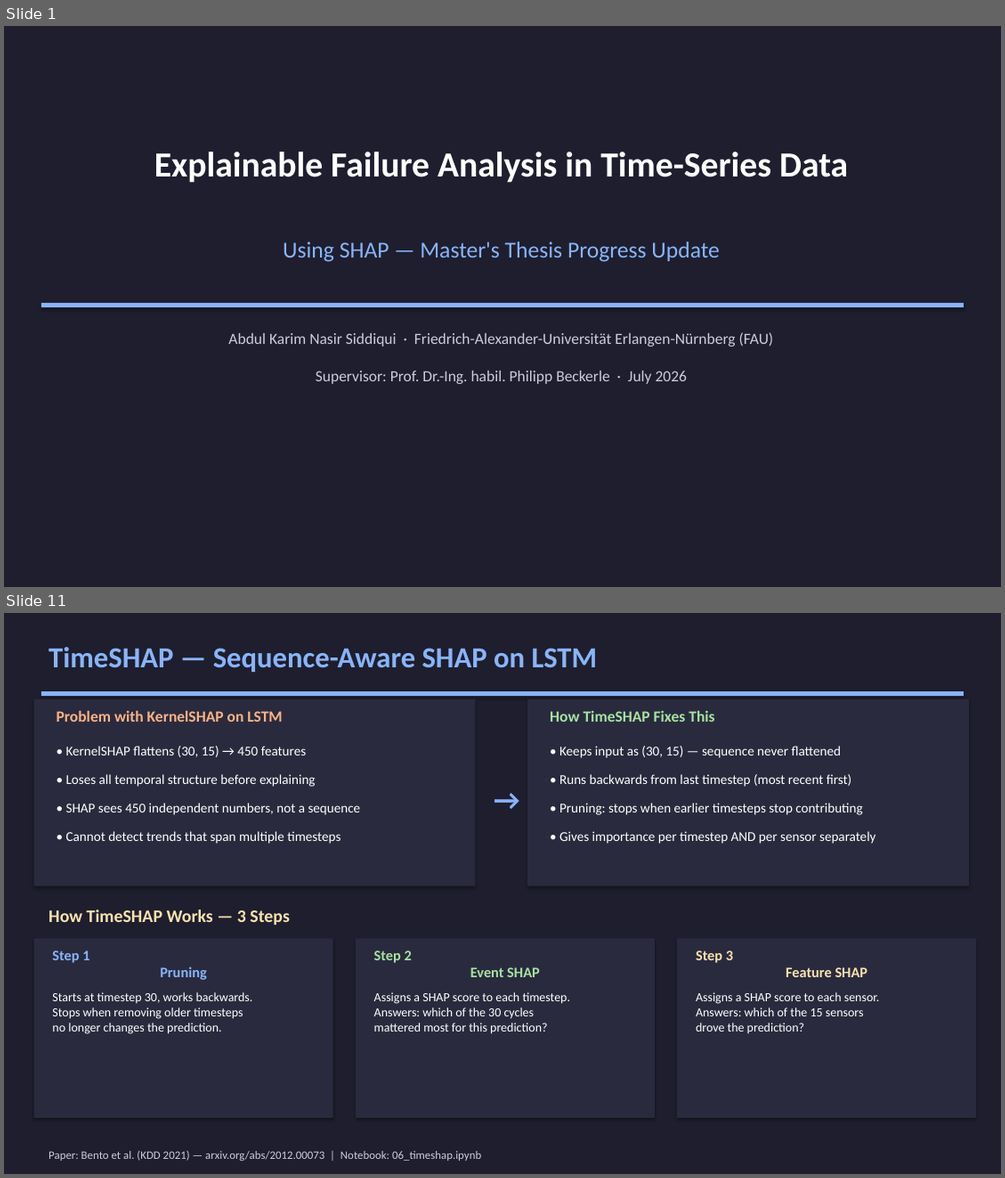
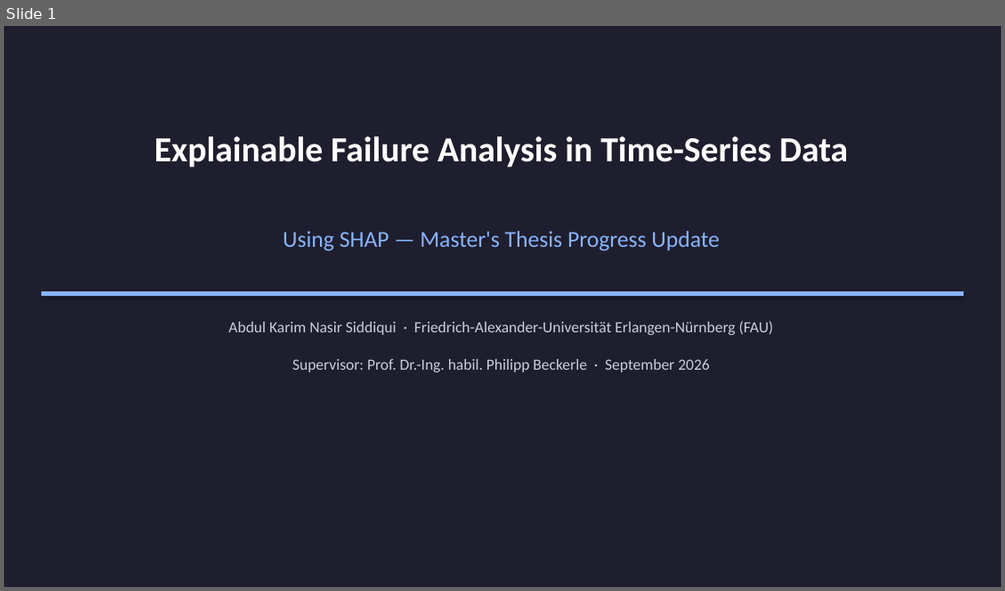
Before and after one commit to karimnasir553/MA_Siddiqui, a slide deck: MA_Siddiqui_Progress.pptx. Shown one above the other, each under a label of ours: slides 1 and 11 before the commit, slide 1 after it; the slides between them are not shown. The pictures are 1005x1178 and 1005x591 pixels, drawn with LibreOffice and Linux fonts; fonts in the diff are those of the drawing. Boxes give left, top, right and bottom in pixels: in the first picture for what was removed or moved away, otherwise in the second. Text is boxed around its words. In the diff, an @@ line names an element or a change of style, - is before the commit and + after.

```diff
--- a/MA_Siddiqui_Progress.pptx
+++ b/MA_Siddiqui_Progress.pptx
@@ slide 11 removed at <box>4,613,1001,1174</box>, background #FFFFFF @@
@@ rectangle removed at <box>4,613,1001,1174</box> @@
@@ text removed at <box>48,647,598,672</box> @@
-TimeSHAP — Sequence-Aware SHAP on LSTM
@@ rectangle removed at <box>41,691,963,696</box> @@
@@ rectangle removed at <box>34,699,475,886</box> @@
@@ text removed at <box>57,710,282,722</box> @@
-Problem with KernelSHAP on LSTM
@@ rectangle removed at <box>527,699,969,886</box> @@
@@ text removed at <box>550,710,714,722</box> @@
-How TimeSHAP Fixes This
@@ text removed at <box>66,746,306,757</box> @@
-• KernelSHAP flattens (30, 15) → 450 features
@@ text removed at <box>559,746,841,758</box> @@
-• Keeps input as (30, 15) — sequence never flattened
@@ text removed at <box>66,774,316,787</box> @@
-• Loses all temporal structure before explaining
@@ text removed at <box>486,778,524,822</box> @@
-→
@@ text removed at <box>559,774,851,787</box> @@
-• Runs backwards from last timestep (most recent first)
@@ text removed at <box>66,803,361,815</box> @@
-• SHAP sees 450 independent numbers, not a sequence
@@ text removed at <box>559,803,862,815</box> @@
-• Pruning: stops when earlier timesteps stop contributing
@@ text removed at <box>66,831,340,844</box> @@
-• Cannot detect trends that span multiple timesteps
@@ text removed at <box>559,831,876,844</box> @@
-• Gives importance per timestep AND per sensor separately
@@ text removed at <box>48,909,289,925</box> @@
-How TimeSHAP Works — 3 Steps
@@ rectangle removed at <box>34,938,333,1118</box> @@
@@ text removed at <box>52,950,207,980</box> @@
-Step 1
-Pruning
@@ rectangle removed at <box>356,938,655,1118</box> @@
@@ text removed at <box>374,950,540,977</box> @@
-Step 2
-Event SHAP
@@ rectangle removed at <box>677,938,976,1118</box> @@
@@ text removed at <box>696,950,868,977</box> @@
-Step 3
-Feature SHAP
@@ text removed at <box>52,992,253,1034</box> @@
-Starts at timestep 30, works backwards.
-Stops when removing older timesteps
-no longer changes the prediction.
@@ text removed at <box>374,992,571,1034</box> @@
-Assigns a SHAP score to each timestep.
-Answers: which of the 30 cycles
-mattered most for this prediction?
@@ text removed at <box>696,992,880,1033</box> @@
-Assigns a SHAP score to each sensor.
-Answers: which of the 15 sensors
-drove the prediction?
@@ text removed at <box>48,1151,481,1160</box> @@
-Paper: Bento et al. (KDD 2021) — arxiv.org/abs/2012.00073 | Notebook: 06_timeshap.ipynb
@@ slide 1 changed as well @@
@@ 3 texts, 1 rectangle: place and size @@
-3 texts, 1 rectangle at <box>41,151,963,346</box>
+3 texts, 1 rectangle at <box>41,136,963,335</box>
@@ text at <box>292,359,709,372</box>: text changed @@
-Supervisor: Prof. Dr.-Ing. habil. Philipp Beckerle · July 2026
+Supervisor: Prof. Dr.-Ing. habil. Philipp Beckerle · September 2026
```
Also in this commit, not shown: 2 other slides changed, 11 slides added, 13 other slides removed, 1 other file.
